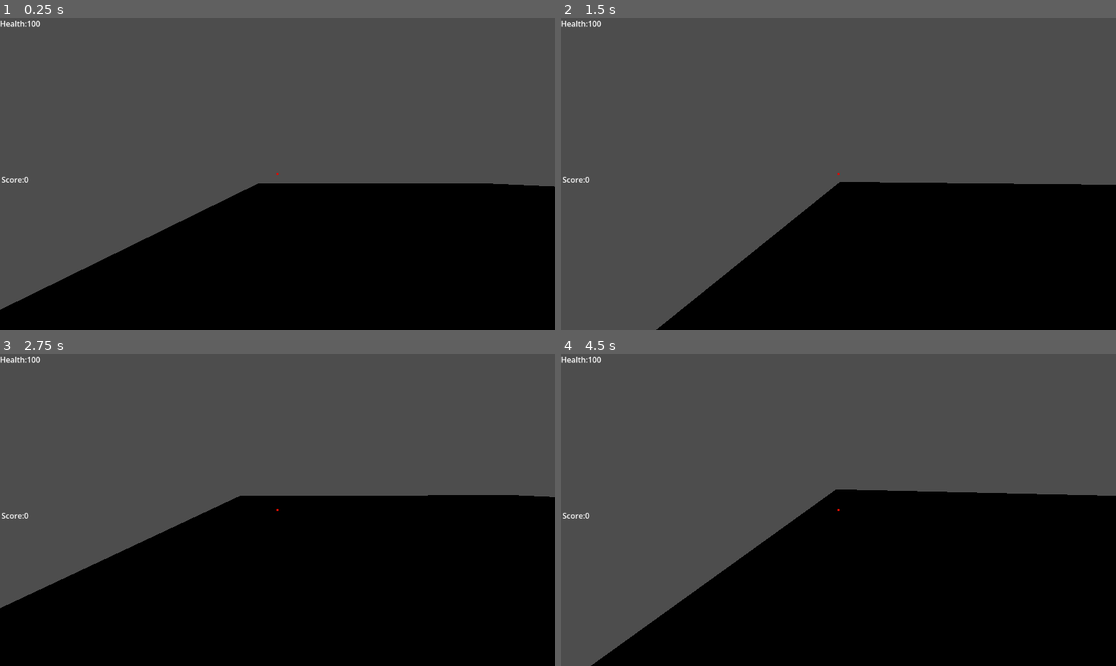
Above: before the commit, frames 1-4 (two rows, left to right).
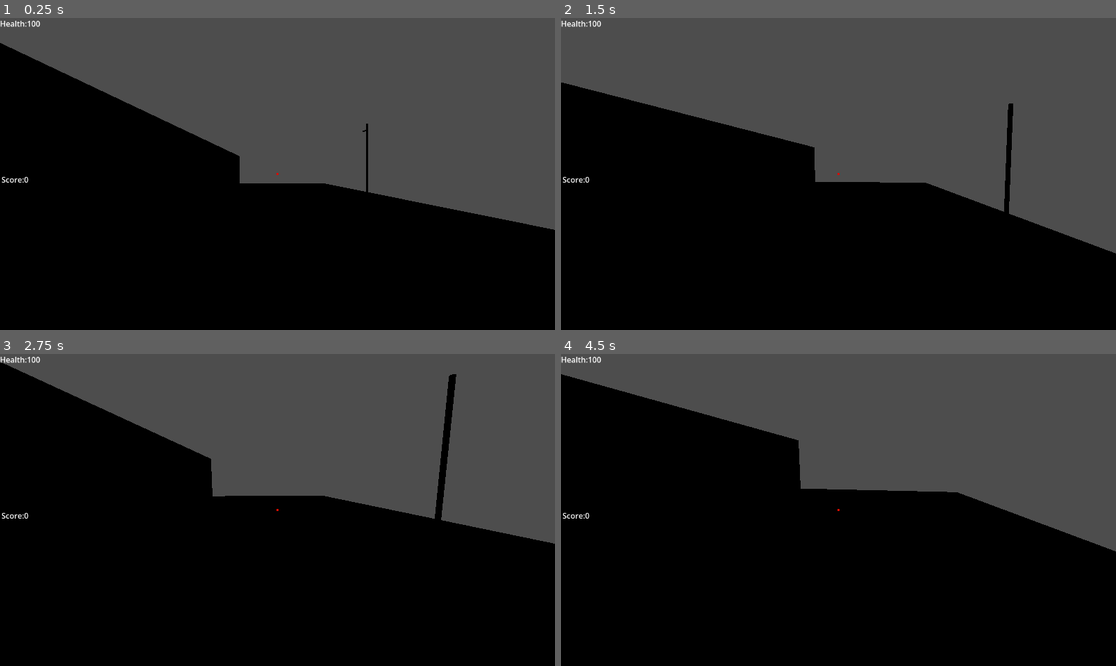
Above: after the commit, the same moments.

Repository: mohsin111111111/pkbg
Game: Godot game, scene res://bunker_level.tscn
Same seed, same stepped clock (60 frames per second), same inputs: the game is played once before the commit and once after it. This scene is started directly instead of the project's main scene.
Inputs (mouse positions are in pixels of both pictures, inside the frame that each line leads up to):
- Up to frame 1 (0.25 s): no input
- Up to frame 2 (1.5 s): tap Enter (ui_accept) at 0.5, 0.77 s; move the mouse to (866, 174) at 0.52 s; hold Up (ui_up) from 0.53 s (still down); click (866, 174) at 0.6 s; move the mouse to (810, 174) at 1.27 s; right-click (810, 174) at 1.35 s
- Up to frame 3 (2.75 s): keep holding Up (ui_up); tap Enter (ui_accept) at 1.52 s; click (249, 510) at 1.55 s; move the mouse to (288, 503) at 2.02 s; click (288, 503) at 2.1 s
- Up to frame 4 (4.5 s): keep holding Up (ui_up); move the mouse to (832, 516) at 2.77 s; tap Shift (sprint) at 2.85 s; tap Enter (ui_accept) at 3.02, 3.77 s; click (832, 516) at 3.05 s; move the mouse to (877, 513) at 3.52 s; tap Alt at 3.6 s; click (877, 513) at 3.8 s; tap R (reload) at 4.15 s; move the mouse to (794, 506) at 4.27 s; click (794, 506) at 4.35 s

The runs differ from the first frame. In frame 1, 24% of the frame differs, in the area x 0-100%, y 8-94%; in frame 2, 30%, in the area x 0-100%, y 20-100%; in frame 3, 22%; in frame 4, 29%.

Commit message:
made bunker walls fixed bugs mat camera aleart and active

Diff:
--- a/bunker_level.tscn
+++ b/bunker_level.tscn
@@ -1,6 +1,15 @@
 [gd_scene format=3 uid="uid://y1w5xo2exacw"]
 
 [ext_resource type="PackedScene" uid="uid://546vxj5unv6e" path="res://player.tscn" id="1_q7uhe"]
+[ext_resource type="PackedScene" uid="uid://buvvhfs4mlucc" path="res://security_camera.tscn" id="2_7xloa"]
+
+[sub_resource type="StandardMaterial3D" id="StandardMaterial3D_q7uhe"]
+albedo_color = Color(0.5550915, 0.99999994, 0.9227399, 1)
+
+[sub_resource type="StandardMaterial3D" id="StandardMaterial3D_7xloa"]
+albedo_color = Color(0.21004245, 0.1953375, 0.239362, 1)
+metallic = 1.0
+roughness = 0.3
 
 [node name="BunkerLevel" type="Node3D" unique_id=2051595973]
 
@@ -9,4 +18,32 @@
 size = Vector3(50, 1, 50)
 
 [node name="Player" parent="." unique_id=2113813744 instance=ExtResource("1_q7uhe")]
-transform = Transform3D(1, 0, 0, 0, 1, 0, 0, 0, 1, -20.77939, 1.221098, 20.932425)
+transform = Transform3D(1, 0, 0, 0, 1, 0, 0, 0, 1, 14.730543, 1.221098, 20.932425)
+
+[node name="PerimeterWall" type="CSGBox3D" parent="." unique_id=1970826306]
+transform = Transform3D(1, 0, 0, 0, 1, 0, 0, 0, 1, -13.924826, 3.3612156, 16.292145)
+use_collision = true
+size = Vector3(22.150349, 6, 1)
+material = SubResource("StandardMaterial3D_q7uhe")
+
+[node name="Wall" type="CSGBox3D" parent="." unique_id=439836630]
+transform = Transform3D(1, 0, 0, 0, 1, 0, 0, 0, 1, -0.051778793, 3.3612156, 24.555553)
+use_collision = true
+size = Vector3(49.896442, 6, 1)
+material = SubResource("StandardMaterial3D_q7uhe")
+
+[node name="PerimeterWall2" type="CSGBox3D" parent="." unique_id=146170182]
+transform = Transform3D(-0.0013613999, 0, 0.99999917, 0, 1, 0, -0.99999917, 0, -0.0013613999, 6.17955, 3.3612156, 0.8321247)
+use_collision = true
+size = Vector3(46.47359, 6, 1)
+material = SubResource("StandardMaterial3D_q7uhe")
+
+[node name="CameraPole" type="CSGCylinder3D" parent="." unique_id=1868211772]
+transform = Transform3D(1, 0, 0, 0, 1, 0, 0, 0, 1, 23.961136, 3.5853643, 0)
+use_collision = true
+radius = 0.13476563
+height = 8.2751465
+material = SubResource("StandardMaterial3D_7xloa")
+
+[node name="SecurityCamera" parent="." unique_id=151747043 instance=ExtResource("2_7xloa")]
+transform = Transform3D(-0.7931638, -0.31594145, -0.52064604, -0.37460092, 0.92715126, 0.0080560455, 0.4801724, 0.20142423, -0.8537348, 24.090593, 6.834651, 0.15923631)
--- a/enemy.gd
+++ b/enemy.gd
@@ -10,6 +10,7 @@
 var can_shoot = true
 var gun_damage = 10
 var tracer_scene = preload("res://tracer.tscn")
+var alarm_sounded = false
 func _ready():
 	print("A zombie just spawnned! Is it a guard?" , is_guard)
 	if gun_ray != null:
@@ -26,7 +27,13 @@
 			direction.y = 0
 			velocity.x = direction.x * SPEED
 			velocity.z = direction.z * SPEED
-		elif is_guard == true:
+	elif is_guard == true:
+		if alarm_sounded == true:
+			var direction = global_position.direction_to(player.global_position)
+			direction.y = 0
+			velocity.x = direction.x * SPEED
+			velocity.z = direction.z * SPEED
+		else:
 			velocity.x = 0
 			velocity.z = 0
 			fire_at_player()
@@ -71,3 +78,7 @@
 		if body.has_method("take_damage"):
 			body.take_damage(20)#: Node3D) -> void:
 	#pass # Replace with function body.
+func sound_alarm():
+	if is_guard == true:
+			print("Guard heard the alarm! Engaging target!")
+			alarm_sounded = true
--- a/enemy.tscn
+++ b/enemy.tscn
@@ -18,7 +18,7 @@
 [sub_resource type="SphereShape3D" id="SphereShape3D_7k104"]
 radius = 0.7501762
 
-[node name="Enemy" type="CharacterBody3D" unique_id=520630786]
+[node name="Enemy" type="CharacterBody3D" unique_id=520630786 groups=["Enemy", "Player"]]
 collision_layer = 2
 script = ExtResource("1_7k104")
 
--- a/player.tscn
+++ b/player.tscn
@@ -8,7 +8,7 @@
 [sub_resource type="BoxMesh" id="BoxMesh_4flbx"]
 size = Vector3(0.3, 0.6, 0.3)
 
-[node name="Player" type="CharacterBody3D" unique_id=2113813744 groups=["Player"]]
+[node name="Player" type="CharacterBody3D" unique_id=2113813744 groups=["Enemy", "Player"]]
 script = ExtResource("1_4flbx")
 
 [node name="CollisionShape3D" type="CollisionShape3D" parent="." unique_id=214602291]
--- a/project.godot
+++ b/project.godot
@@ -22,6 +22,7 @@
 [global_group]
 
 Player=""
+Enemy=""
 
 [input]
 
--- a/security_camera.gd
+++ b/security_camera.gd
@@ -1,15 +1,8 @@
-extends StaticBody3D
-
-
-# Called when the node enters the scene tree for the first time.
-func _ready() -> void:
-	pass # Replace with function body.
-
-
-# Called every frame. 'delta' is the elapsed time since the previous frame.
-func _process(delta: float) -> void:
-	pass
-
-
-func _on_vision_zone_body_entered(body: Node3D) -> void:
-	pass # Replace with function body.
+extends  StaticBody3D
+func take_damage():
+	print("Camera destroyed! The area is secure.")
+	queue_free()
+func _on_vision_zone_body_entered(body):
+	if body.is_in_group("Player"):
+		print(" ALARM TRIGGERED! PLAYER DETECTED!")
+		get_tree().call_group("Enemy", "sound_alarm")
--- a/security_camera.tscn
+++ b/security_camera.tscn
@@ -9,7 +9,7 @@
 size = Vector3(0.64733887, 0.10443115, 0.19859314)
 
 [sub_resource type="BoxShape3D" id="BoxShape3D_snius"]
-size = Vector3(6.0092545, 1.6276855, 2.2159424)
+size = Vector3(15, 4.017, 6.24)
 
 [node name="SecurityCamera" type="StaticBody3D" unique_id=151747043]
 script = ExtResource("1_ic0dy")
@@ -26,7 +26,7 @@
 [node name="VisionZone" type="Area3D" parent="." unique_id=1935625197]
 
 [node name="CollisionShape3D" type="CollisionShape3D" parent="VisionZone" unique_id=1253385490]
-transform = Transform3D(1, 0, 0, 0, 1, 0, 0, 0, 1, 2.9322243, -0.31384277, 0.27452755)
+transform = Transform3D(1, 0, 0, 0, 1, 0, 0, 0, 1, 7.3657637, -0.54074097, -1.0441952)
 shape = SubResource("BoxShape3D_snius")
 
 [connection signal="body_entered" from="VisionZone" to="." method="_on_vision_zone_body_entered"]
